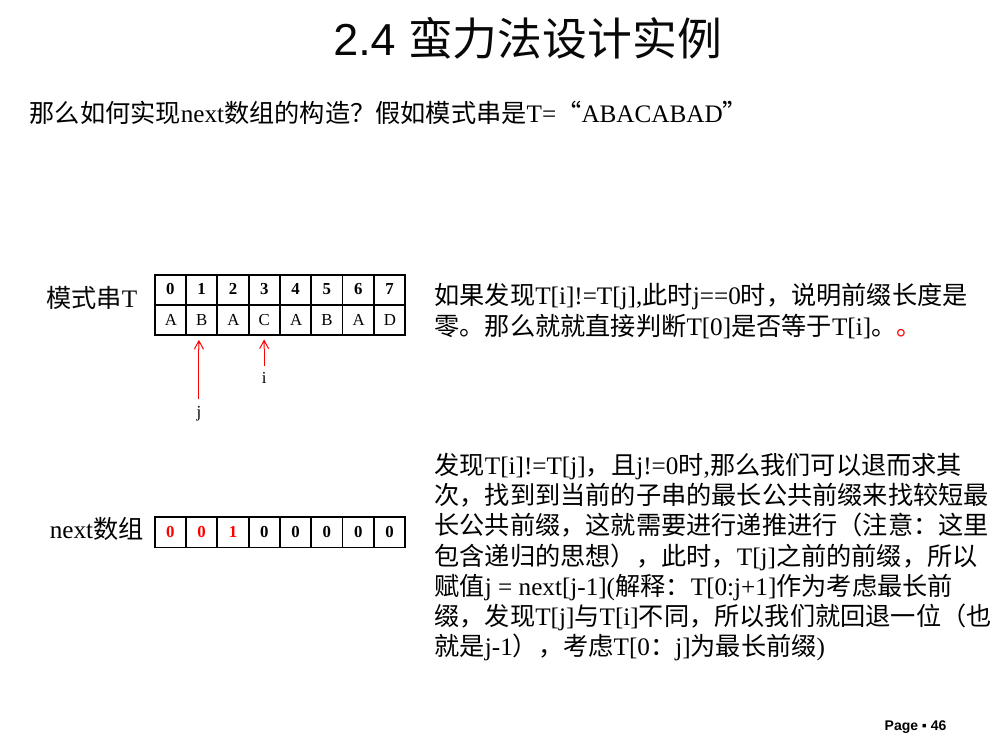
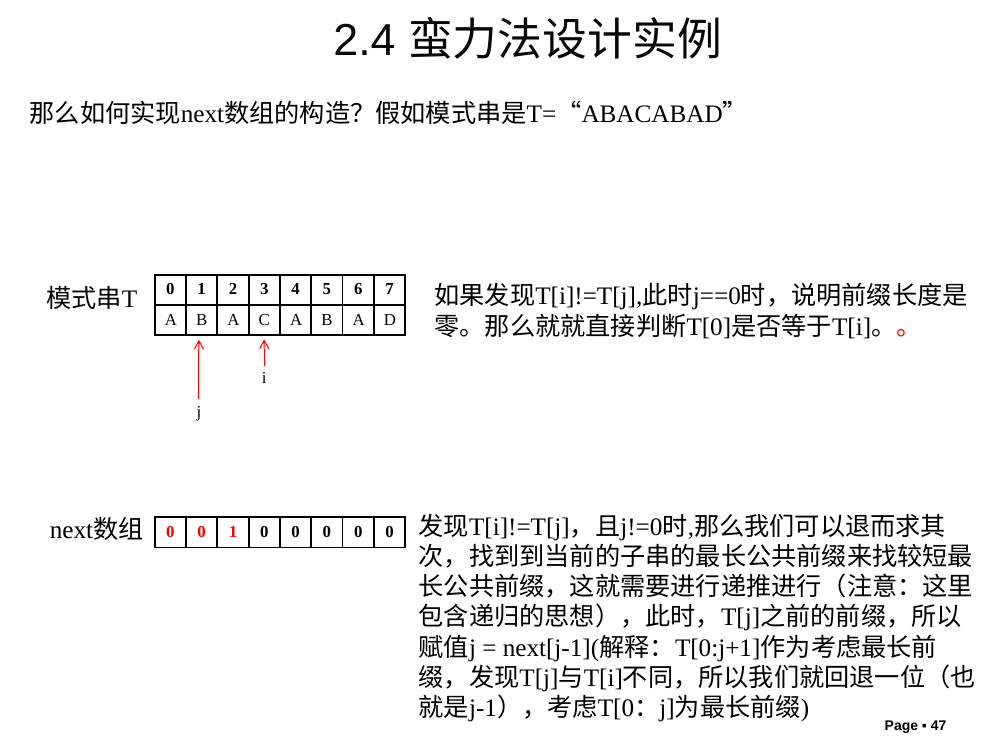
Before and after one commit to liutongling/DP, a slide deck: slide 47 of file/第2章 蛮力法.pptx (slide 46 before the commit). Drawn at 1008x756 pixels with LibreOffice and Linux fonts; fonts in the diff are those of the drawing; background and template pictures are left out. Boxes give left, top, right and bottom in pixels: in the first picture for what was removed or moved away, otherwise in the second. Text is boxed around its words. In the diff, an @@ line names an element or a change of style, - is before the commit and + after.

```diff
--- a/file/第2章 蛮力法.pptx
+++ b/file/第2章 蛮力法.pptx
@@ text "发现T[i]!=T[j]，且j!=0时,那么我们可以退而求其次，找到到当前的子串的最长公共前缀来找较短最长公共前缀，这就 ...": place and size @@
-text "发现T[i]!=T[j]，且j!=0时,那么我们可以退而求其次，找到到当前的子串的最长公共前缀来找较短最长公共前缀，这就 ..." at <box>435,453,992,661</box>
+text "发现T[i]!=T[j]，且j!=0时,那么我们可以退而求其次，找到到当前的子串的最长公共前缀来找较短最长公共前缀，这就 ..." at <box>419,514,976,722</box>
@@ page number at <box>885,720,947,733</box>: text changed @@
-Page ▪ 46
+Page ▪ 47
```
Also in this commit, not shown: 2 slides added, 1 other file.
